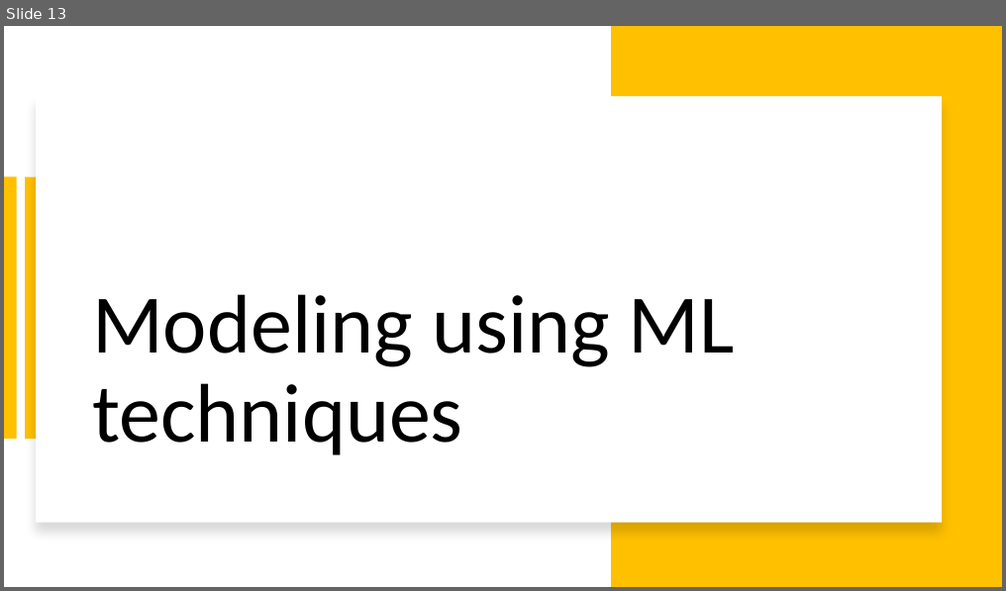
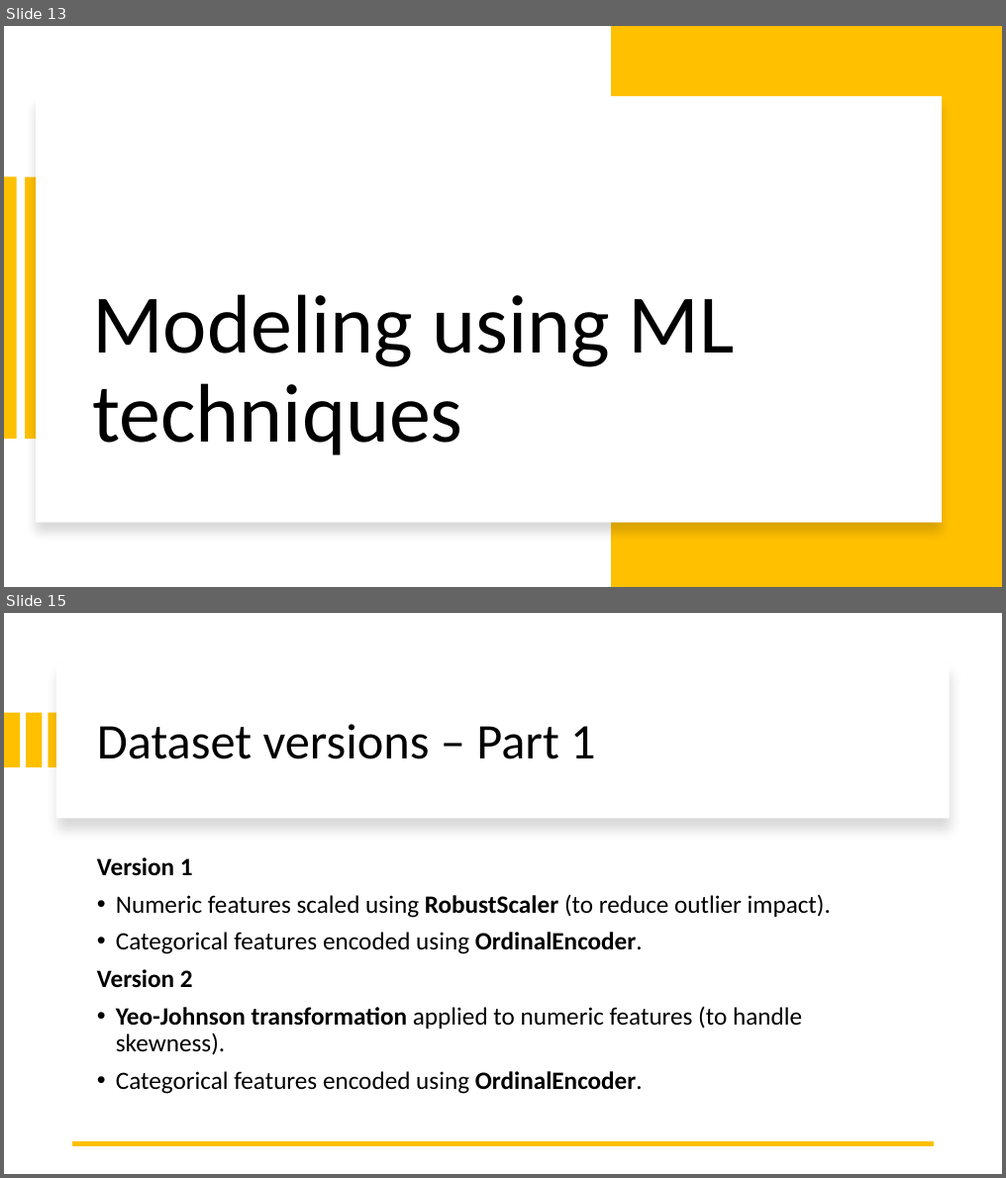
Before and after one commit to ileontios03/EPL448_Project, a slide deck: presentation.pptx. Shown one above the other, each under a label of ours: slide 13 before the commit, slides 13 and 15 after it; the slides between them are not shown. The pictures are 1006x591 and 1006x1178 pixels, drawn with LibreOffice and Linux fonts; fonts in the diff are those of the drawing. Boxes give left, top, right and bottom in pixels: in the first picture for what was removed or moved away, otherwise in the second. Text is boxed around its words. In the diff, an @@ line names an element or a change of style, - is before the commit and + after.

```diff
--- a/presentation.pptx
+++ b/presentation.pptx
@@ slide 15 added at box(4, 613, 1002, 1174), background #FFFFFF @@
@@ rectangle added at box(56, 663, 949, 818), fill #FFFFFF @@
@@ rectangle added at box(4, 713, 20, 768), fill #FFC000 @@
@@ rectangle added at box(26, 713, 42, 768), fill #FFC000 @@
@@ rectangle added at box(49, 713, 63, 768), fill #FFC000 @@
@@ title added at box(97, 724, 595, 760), 48 pt, text #000000 @@
+Dataset versions – Part 1
@@ text added at box(97, 858, 831, 1094), 24 pt, text #000000 @@
+Version 1
+• Numeric features scaled using RobustScaler (to reduce outlier impact).
+• Categorical features encoded using OrdinalEncoder.
+Version 2
+• Yeo-Johnson transformation applied to numeric features (to handle skewness).
+• Categorical features encoded using OrdinalEncoder.
@@ line added from (934, 1144) to (73, 1144), #FFC000 4.5 pt @@
```
Also in this commit, not shown: 1 slide changed, 4 other slides added.
